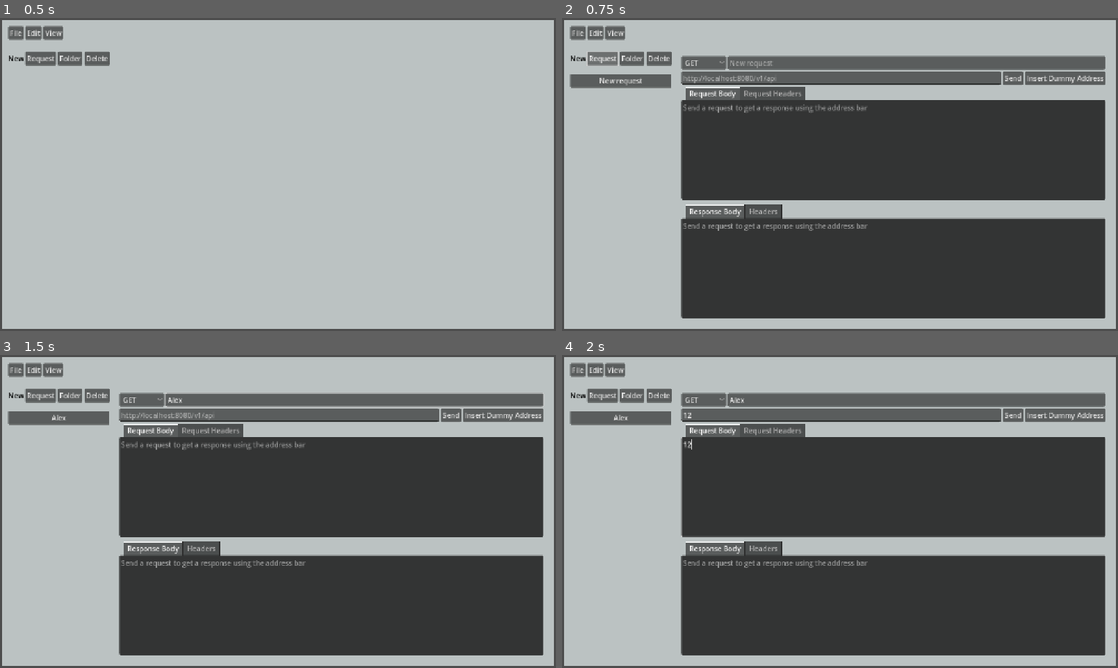
Above: before the commit, frames 1-4 (two rows, left to right).
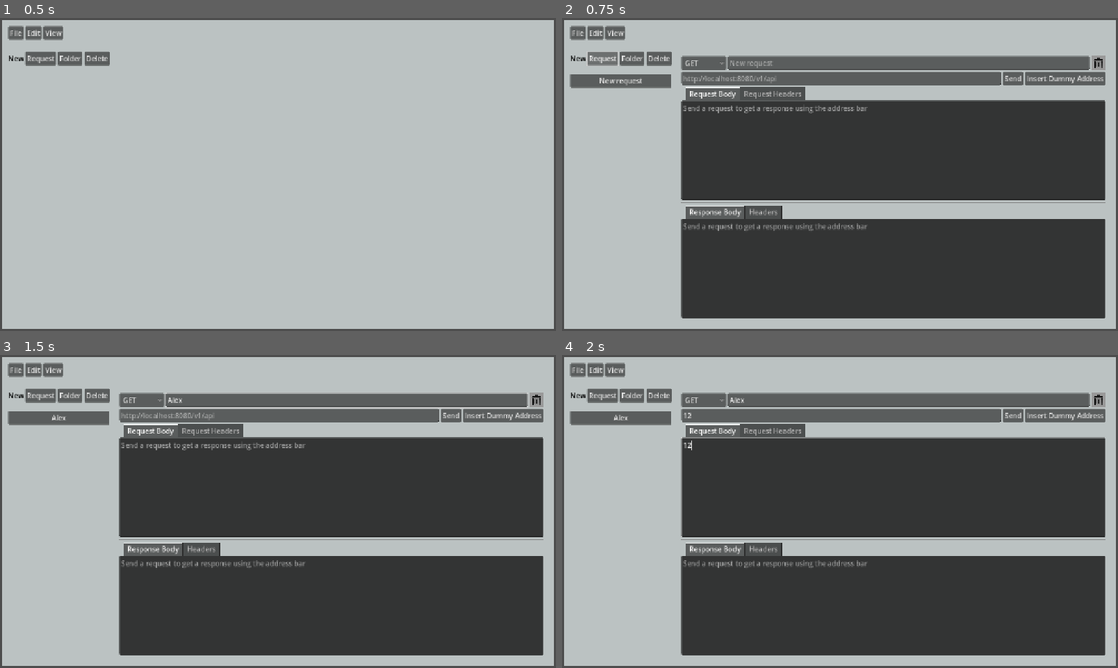
Above: after the commit, the same moments.

Repository: asiangoldfish/rest-client
Game: Godot game, scene res://levels/main.tscn
Same seed, same stepped clock (60 frames per second), same inputs: the game is played once before the commit and once after it.
Inputs (mouse positions are in pixels of both pictures, inside the frame that each line leads up to):
- Up to frame 1 (0.5 s): no input
- Up to frame 2 (0.75 s): click "Request" at 0.5 s
- Up to frame 3 (1.5 s): click (355, 398) at 1.27 s; type "Alex" at 1.35 s
- Up to frame 4 (2 s): click (840, 414) at 1.5 s; type "12" at 1.58 s; click (895, 486) at 1.73 s; type "12" at 1.82 s

Frame 1 is identical in both runs. In frame 2, 2.4% of the frame differs, in the area x 21-98%, y 12-68%; in frame 3, 2.4%; in frame 4, 2.6%.

Commit message:
Delete a request

Diff:
--- a/levels/main.gd
+++ b/levels/main.gd
@@ -16,6 +16,7 @@
 func _ready() -> void:
     RequestLoader.initialise()
     request_menu.title_was_changed.connect(title_was_changed)
+    request_menu.delete_request.connect(_delete_request)
     request_menu.hide()
 
     load_requests_objects_from_file()
@@ -216,3 +217,26 @@
         assert(folder in selected_folders,
             "Tried to remove a folder from selected_folders, but it is not added")
         selected_folders.erase(folder)
+
+
+## Delete a selected request. Called by the request menu's delete button
+func _delete_request(request: RequestButton):
+
+    # Remove from the parent folder
+    var found_folder = null
+    if request.folder_id:
+        for child in requests_list.get_children():
+            if child is not RequestFolder:
+                continue
+            elif child.name == request.folder_id:
+                found_folder = child
+                break
+
+    # The request can either be in the root request list or in a folder.
+    # This must be revisited if we implement nested folders in the future.
+    if found_folder:
+        found_folder.folder_container.remove_child(request)
+    else:
+        requests_list.remove_child(request)
+
+    request.queue_free()
--- a/menus/request_menu.gd
+++ b/menus/request_menu.gd
@@ -13,7 +13,16 @@
 @onready var title_edit = find_child("TitleEdit")
 @onready var method_menu = find_child("MethodMenu")
 
+
+## This signal is emitted when a request is queued to change its display name
 signal title_was_changed
+
+## This signal is emitted when the request is queued for deletion
+##
+## Parameters:
+##   self: a reference to the button to delete
+signal delete_request
+
 
 # The request that the menu is showing
 var request: RequestButton = null
@@ -93,7 +102,6 @@
         else:
             response_body.text = text
 
-        print(response_body.text)
         request.response_body = response_body.text
     else:
         print("HTTP request failed with code: ", response_code)
@@ -218,3 +226,10 @@
 
 func _on_request_body_text_changed() -> void:
     request.request_body = request_body.text
+
+## Invoked when the selected request should be queued for deletion
+func _on_delete_request_btn_button_down() -> void:
+    if not request:
+        return
+    else:
+        delete_request.emit(request)
--- a/menus/request_menu.tscn
+++ b/menus/request_menu.tscn
@@ -1,7 +1,13 @@
-[gd_scene load_steps=3 format=3 uid="uid://culsb5w1vso6o"]
+[gd_scene load_steps=6 format=3 uid="uid://culsb5w1vso6o"]
 
 [ext_resource type="Script" uid="uid://bmqobp6jygrrj" path="res://menus/request_menu.gd" id="1_5kesq"]
 [ext_resource type="PackedScene" uid="uid://dcinjdumkq4eb" path="res://menus/request_headers_container.tscn" id="2_7cr38"]
+[ext_resource type="Texture2D" uid="uid://xx6so8mtn06k" path="res://images/trash.png" id="2_d5r7w"]
+
+[sub_resource type="StyleBoxFlat" id="StyleBoxFlat_2xpk2"]
+
+[sub_resource type="StyleBoxFlat" id="StyleBoxFlat_d5r7w"]
+bg_color = Color(0.6, 0.6, 0.6, 0)
 
 [node name="RequestMenu" type="Control"]
 layout_mode = 3
@@ -34,6 +40,13 @@
 layout_mode = 2
 size_flags_horizontal = 3
 placeholder_text = "New request"
+
+[node name="DeleteRequestBtn" type="Button" parent="VBoxContainer/TitleContainer"]
+layout_mode = 2
+theme_override_constants/align_to_largest_stylebox = 100
+theme_override_styles/normal = SubResource("StyleBoxFlat_2xpk2")
+theme_override_styles/focus = SubResource("StyleBoxFlat_d5r7w")
+icon = ExtResource("2_d5r7w")
 
 [node name="HBoxContainer" type="HBoxContainer" parent="VBoxContainer"]
 layout_mode = 2
@@ -104,6 +117,7 @@
 
 [connection signal="item_selected" from="VBoxContainer/TitleContainer/MethodMenu" to="." method="_on_method_menu_item_selected"]
 [connection signal="text_changed" from="VBoxContainer/TitleContainer/TitleEdit" to="." method="_on_title_edit_text_submitted"]
+[connection signal="button_down" from="VBoxContainer/TitleContainer/DeleteRequestBtn" to="." method="_on_delete_request_btn_button_down"]
 [connection signal="text_changed" from="VBoxContainer/HBoxContainer/AddressBar" to="." method="_on_address_bar_text_changed"]
 [connection signal="text_submitted" from="VBoxContainer/HBoxContainer/AddressBar" to="." method="_on_address_bar_text_submitted"]
 [connection signal="button_down" from="VBoxContainer/HBoxContainer/SendRequest" to="." method="_on_send_request_button_down"]
Binary file added: images/trash.png
Not shown, added: images/trash.png.import
